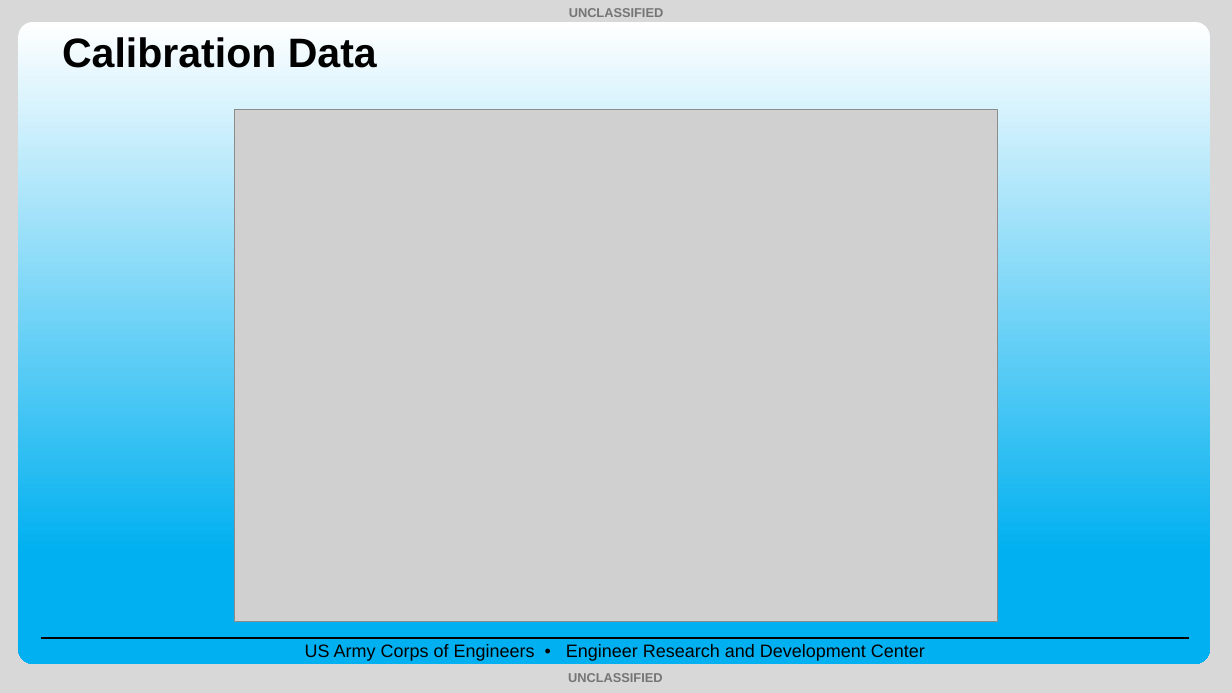
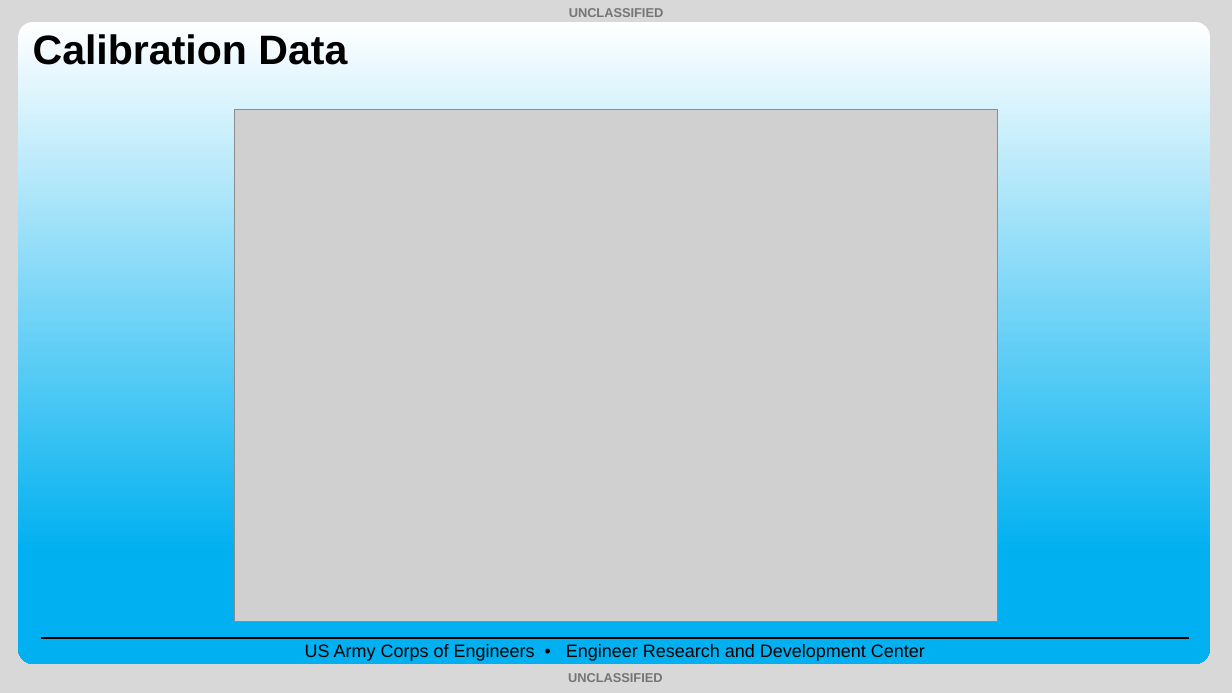
Before and after one commit to EcohydrologyTeam/CE-QUAL-W2-Workshop-2025, a slide deck: slide 11 of Lectures/2.08_Lecture_Calibration_and_Validation_Sep2025_TS.pptx. Drawn at 1232x693 pixels with LibreOffice and Linux fonts; fonts in the diff are those of the drawing; grey boxes stand for pictures; background and template pictures are left out. Boxes give left, top, right and bottom in pixels: in the first picture for what was removed or moved away, otherwise in the second. Text is boxed around its words. In the diff, an @@ line names an element or a change of style, - is before the commit and + after.

```diff
--- a/Lectures/2.08_Lecture_Calibration_and_Validation_Sep2025_TS.pptx
+++ b/Lectures/2.08_Lecture_Calibration_and_Validation_Sep2025_TS.pptx
@@ title "Calibration Data": place and size @@
-title "Calibration Data" at [62, 37, 377, 68]
+title "Calibration Data" at [33, 34, 347, 65]
```
Also in this commit, not shown: 22 other slides changed, 8 other files.
